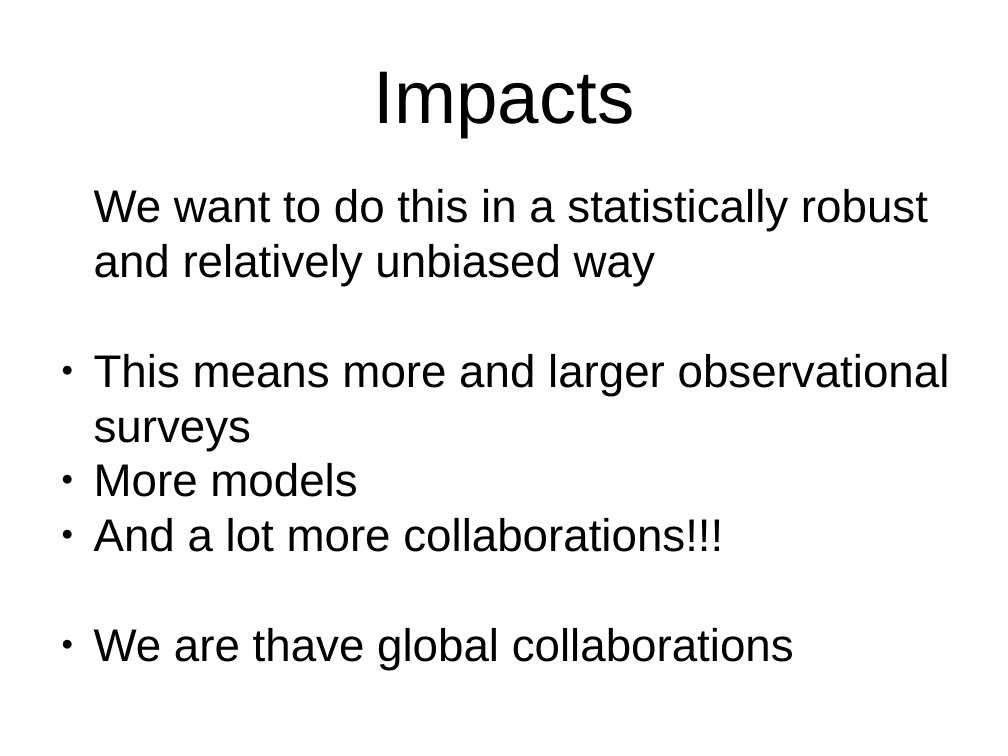
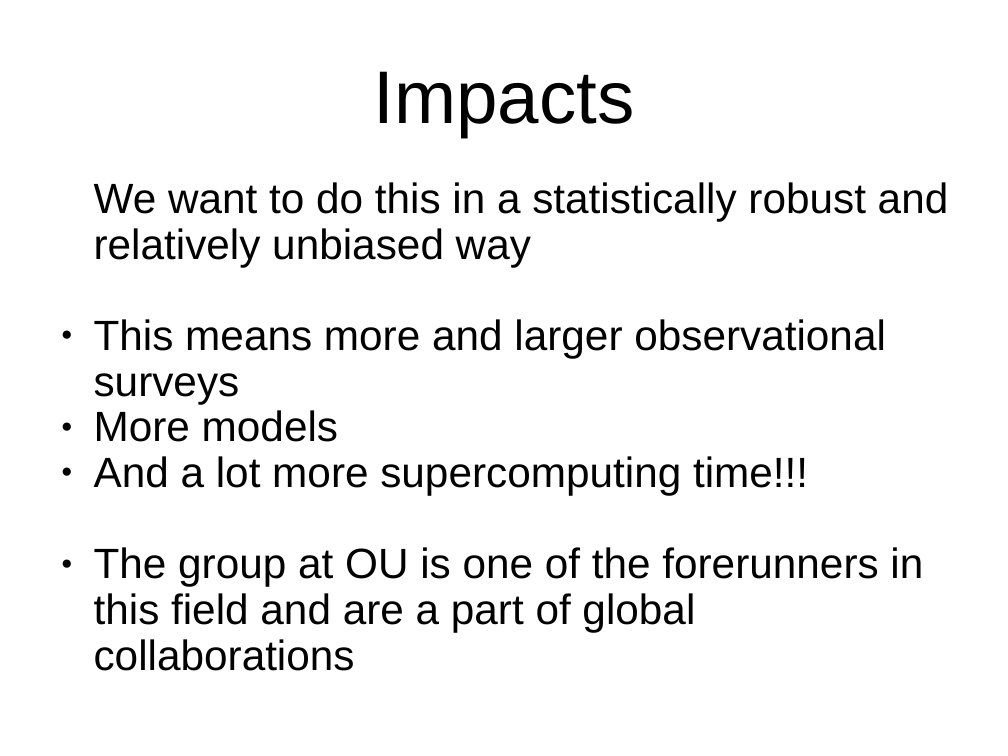
Before and after one commit to nickalaskreynolds/OUSymposium, a slide deck: slide 39 of breakout.odp. Drawn at 1008x756 pixels with LibreOffice and Linux fonts; fonts in the diff are those of the drawing. Boxes give left, top, right and bottom in pixels: in the first picture for what was removed or moved away, otherwise in the second. Text is boxed around its words. In the diff, an @@ line names an element or a change of style, - is before the commit and + after.

Commit message:
update

```diff
--- a/breakout.odp
+++ b/breakout.odp
@@ text at [94, 182, 949, 442]: size 36 to 33.3 pt in "We want to do this in a ...", "This means more and larger observational surveys", "More models"; line spacing 1 to 0.9 @@
@@ text at [94, 456, 923, 632]: text changed; size 36 to 33.3 pt @@
-● And a lot more collaborations!!!
-● We are thave global collaborations
+● And a lot more supercomputing time!!!
+● The group at OU is one of the forerunners in this field and are a part of global collaborations
```
